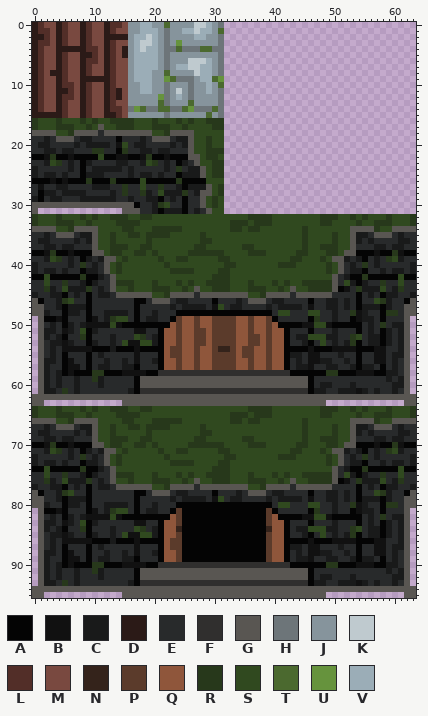
A sprite sheet gets an edit: public/assets/textures/tiles.png. The first picture shows the starting point.
The file is 64x96 pixels. Colours within 5 levels of each other are drawn and written as one.
Palette (. is transparent): A #040404  B #111111  C #191a1a  D #2b1a17  E #282a2b  F #302f2e  G #595652  H #6d7579  J #86949c  K #bfcacf  L #522e28  M #794940  N #34231b  P #5b3b2b  Q #8f563b  R #27381b  S #30491f  T #4b692f  U #66933d  V #9badb7
Pixels before (only the part around the change), first column x 19:
 4 VVJHHTHHHTTHH..........................
 5 VVJHJJJJJJJJH..........................
 6 VVJHJJJKKKVJH..........................
 7 VVJHJVVKKVVJH..........................
 8 VJJTJJJJKVVJH..........................
 9 VJJUTHHHJVVTU..........................
10 VJJHJJJHJJVJT..........................
11 VJJHJKJHJJVJH..........................
12 JJUHJVJHJJJJH..........................
13 JJTHJJJTJJJJH..........................
14 HHTTHHTUHHHTH..........................
15 JJJHJJJJJJTJH..........................
16 SRSSSRSRSSRRR..........................
17 SRRRSSRSSSSRR..........................
18 GSSRGGGGSSSSS..........................
19 EGGGECCGSSRSS..........................
20 EEEECECGSSRSS..........................
21 CECCEEEGSSRRR..........................
22 RAABAAAGGSRRS..........................
23 SRECEACEGSSRR..........................
24 EEECERECCGSRR..........................
25 CECEEACCCGSRR..........................
26 AAAAARAAAASSS..........................
27 EEREECACCCGSR..........................
28 CESCCCRECGGSR..........................
29 CCAECEAEEGSRS..........................
30 ECRSEEAEEGSRS..........................
31 ECACCCAECEGSS..........................
32 RSSSSSSSSSSSSSSSSRRRRSSSSSSSSRRRSSRSRSS
33 SSSSSSSSSSSSSSRRRSRRRSSSSSSSSRRSSSSRSSR
34 SRRRRRSSSSSSSSRRSRRSSSSSSSRSSSSSSSGGGGR
35 RRRRSSSSSRSSSSSSSSSSSSSSSSRSSSSRSSGCCEG
36 RSSSSSSSSRRSSSSSSSSSSSSSSSRSSSSRSSGCECE
37 RSSSSSSSRRSSSSSSRRSSSSSSSSRSSRRRSSGEEEC
38 SRSSSSSRRRRRRSSSSRRRSSSSSRRSSSRRSGGAAAB
39 SSRSSRRSSSSSRRSSSSSSSSSSRRSSSRSGGCECAEC
40 SSSRSSSSSSSSSRRSSSSSSSRRRSSSSSRSGECEREC
41 SSSSRRRRSSSSRRSSSSSSSSSSSSSSSSRSGECCAEE
42 SSSSSSSSSSSRRRSSSSSSSSSSSSSSSSSGECAARAA
Once edited:
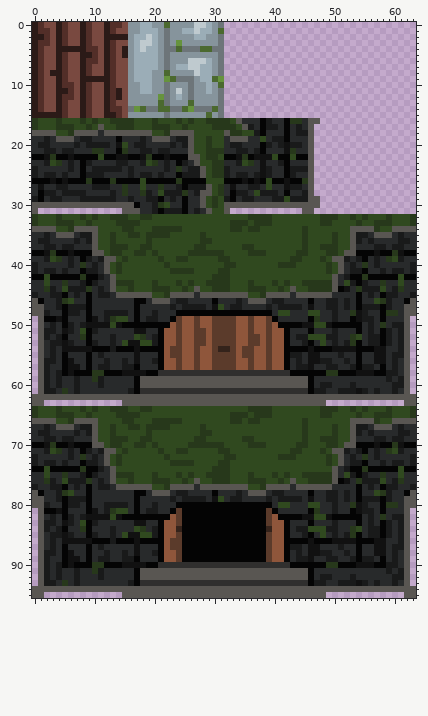
The exact change:
Colour A is added in rows 16 to 18 at x 38 and 42; in row 19 at x 42; in rows 20 to 21 at x 38; in row 22 at x 32 to 33, 36, 41 to 42 and 44 to 45; in rows 23 to 25 at x 42; in row 26 at x 32 to 34, 36, 38, 40 to 41 and 43 to 44.
Colour A is added in row 28 at x 33 and 42; in row 29 at x 33.
Colour B is added in rows 20 to 21 at x 42; in row 22 at x 34 and 37 to 39; in rows 23 to 25 at x 38; in row 26 at x 35, 37 and 42; in row 27 at x 33 and 42.
Colour C is added in row 16 at x 39; in row 17 at x 36, 39 to 40 and 44; in row 18 at x 37 and 44 to 45; in row 19 at x 40 to 41; in row 20 at x 33 to 34, 39, 41 and 43 to 44; in row 21 at x 34 to 35 and 37.
Colour C is added in row 23 at x 34 and 41; in row 24 at x 32, 39 and 43 to 45; in row 25 at x 32, 34 to 35, 37, 39 and 43; in row 27 at x 36 to 37 and 43 to 44; in row 28 at x 34 to 35, 38 to 40 and 45; in row 29 at x 32, 35 to 36, 40 to 41 and 43 to 45.
Colour E is added in row 16 at x 35 to 37, 40 to 41 and 45; in row 17 at x 37, 41, 43 and 45; in row 18 at x 39 to 41 and 43; in row 19 at x 32, 36 to 37, 39 and 43 to 45; in row 20 at x 32, 35 to 37, 40 and 45; in row 21 at x 32 to 33, 36, 39 to 41 and 44 to 45.
Colour E is added in row 23 at x 32 to 33, 37, 39 to 40 and 43 to 45; in row 24 at x 33 to 37 and 40 to 41; in row 25 at x 33, 36, 40 to 41 and 44 to 45; in row 27 at x 32, 34 to 35, 38, 40 to 41 and 45; in row 28 at x 32, 36, 41 and 43 to 44; in row 29 at x 34 and 37 to 39.
Colour G is added in row 16 at x 34 and 46 to 47; in row 17 at x 35 and 46; in row 18 at x 32 and 46; in row 19 at x 33 to 35 and 46; in rows 20 to 28 at x 46; in row 29 at x 46 to 47.
Colour G is added in row 30 at x 32 to 47; in row 31 at x 32 and 45 to 46.
Colour R is added in row 16 at x 32 and 43 to 44; in row 17 at x 32 to 33; in row 18 at x 33 to 34; in row 21 at x 43; in row 22 at x 35; in row 23 at x 36.
Colour R is added in row 26 at x 45.
Colour S is added in row 16 at x 33; in row 17 at x 34; in row 18 at x 35 to 36; in row 19 at x 38; in row 22 at x 40 and 43; in row 23 at x 35.
Colour S is added in rows 26 to 27 at x 39; in row 28 at x 37; in row 29 at x 42.
Pixel boxes of the changes (left, top, right, bottom) in both pictures:
added: (224, 118, 320, 214)
